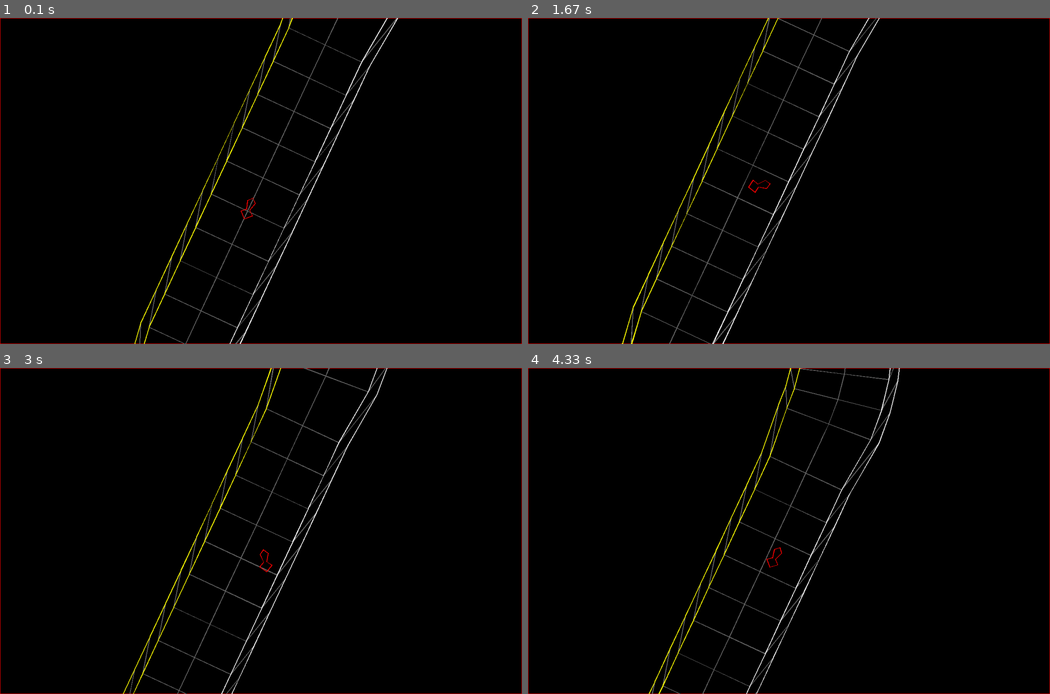
Above: before the commit, frames 1-4 (two rows, left to right).
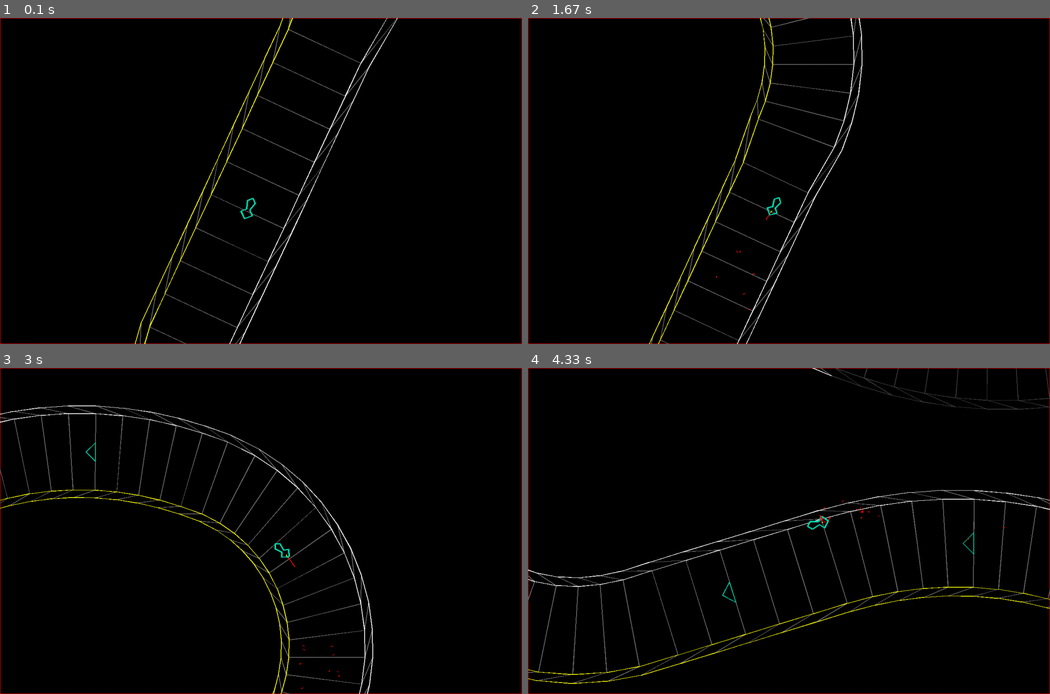
Above: after the commit, the same moments.

Repository: icedman/pygame_vector_speed
Game: pygame game, started from main.py
Two runs of this game, one before a commit and one after it. Both use one fixed random seed, a clock stepped at 60 frames per second and the inputs below.
Inputs:
- Up to frame 1 (0.1 s): no input
- Up to frame 2 (1.67 s): hold Right 0.33-0.8 s; hold Up 0.83-1.13 s; hold Right 1.17-1.63 s
- Up to frame 3 (3 s): hold Left 1.67-2.2 s; hold Down 2.23-2.53 s; hold Left 2.57-2.97 s
- Up to frame 4 (4.33 s): hold Up 3-3.37 s; hold Right 3.4-4.03 s; hold Down from 4.07 s (still down)

The runs differ from the first frame. In frame 1, 2.2% of the frame differs, in the area x 25-77%, y 0-100%; in frame 2, 4.2%; in frame 3, 5.0%; in frame 4, 5.5%, in the area x 0-100%, y 0-100%.

Commit message:
improve track rendering

Diff:
--- a/data/objects.py
+++ b/data/objects.py
@@ -85,7 +85,7 @@
                 }
             ],
         },
-        "item_pickup_round": {
+        "mines": {
             "rotate": 45,
             "consume": 1,
             "radius": 0.35,
@@ -97,23 +97,12 @@
                         [0.0, 0.0, 0.0],
                         [-0.5, 0.5, 0.0],
                         [0.5, 0.5, 0.0],
+                        [-0.5, -0.5, 0.0],
                         [0.5, -0.5, 0.0],
-                        [-0.5, -0.5, 0.0],
                         [-0.5, 0.5, 0.0],
                     ],
                 }
             ],
         },
-        "item_pickup_roundX": {
-            "consume": 1,
-            "radius": 0.3,
-            "shapes": [
-                {
-                    "circle": 0.15,
-                    "color": "Yellow",
-                    "points": [[0.0, 0.0, 0.0], [0.0, 0.0, 0.0]],
-                }
-            ],
-        },
     }
 }
--- a/data/sources/objects.yaml
+++ b/data/sources/objects.yaml
@@ -62,7 +62,7 @@
       - [-0.5, -0.5, 0.0]
       - [-0.5, 0.5, 0.0]
 
-  item_pickup_round:
+  mines:
     rotate: 45
     consume: 1
     radius: 0.35
@@ -71,18 +71,9 @@
       color: Yellow
       points:
       - [0.0, 0.0, 0.0]
+      - [0.0, 0.0, 0.0]
       - [-0.5, 0.5, 0.0]
       - [0.5, 0.5, 0.0]
+      - [-0.5, -0.5, 0.0]
       - [0.5, -0.5, 0.0]
-      - [-0.5, -0.5, 0.0]
       - [-0.5, 0.5, 0.0]
-
-  item_pickup_roundX:
-    consume: 1
-    radius: 0.3
-    shapes:
-    - circle: 0.15
-      color: Yellow
-      points:
-      - [0.0, 0.0, 0.0]
-      - [0.0, 0.0, 0.0]
--- a/draw.py
+++ b/draw.py
@@ -244,10 +244,11 @@
             s = shape
             if "points" in s:
                 points = []
+                p0 = s["points"][0]
+                v0 = Vector(p0[0] * r * 15, p0[1] * r * 15)
                 for p in s["points"]:
-                    tp = Vector(p[0], p[1]).transform(m)
+                    tp = Vector(p[0], p[1]).add(v0).transform(m)
                     points.append([tp.x, tp.y])
-                # self.translate(points[0][0] * r, points[0][1] * r)
                 del points[0]
                 self.drawPolygonPoints(points, color)
             if "polygon" in s:
--- a/entity.py
+++ b/entity.py
@@ -5,9 +5,14 @@
 
 
 class EntityType(Enum):
-    ship = 1
-    particle = 2
-    floatingText = 3
+    ship = 10
+    particle = 20
+    floatingText = 21
+    explosion = 22
+    powerUp = 40
+    arrow = 41
+    speedPad = 42
+    mines = 43
     none = 100
 
 
@@ -16,6 +21,7 @@
     shape = None
     polygon = 0
     radius = 0.5
+    visible = True
     ttl = 0
 
     pos = Vector.identity()
@@ -71,8 +77,14 @@
     createParticles: any
     createFloatingText: any
 
+    # this also determines rendering order
     defs = {
+        EntityType.speedPad: None,
+        EntityType.arrow: None,
+        EntityType.powerUp: None,
+        EntityType.mines: None,
         EntityType.ship: None,
+        EntityType.explosion: None,
         EntityType.particle: None,
         EntityType.floatingText: None,
     }
--- /dev/null
+++ b/game.py
@@ -0,0 +1,22 @@
+from maths import *
+from entity import *
+from state import gameState
+
+
+class Game:
+    def setup(self, size):
+        gameState.screenWidth = size[0]
+        gameState.screenHeight = size[1]
+        self.newGame()
+
+    def newGame(self, retainState=False):
+        return
+
+    def clear(self):
+        entityService.init()
+
+    def resetGame(self):
+        return
+
+    def update(self, dt):
+        return
--- a/generator.py
+++ b/generator.py
@@ -60,7 +60,9 @@
         last = self.segments[len(self.segments) - 1]
         if (last.sector - sector) < threshold:
             for i in range(0, distance):
-                self.addSector(self.randomSector(last.sector))
+                segments = self.randomSector(last.sector)
+                self.addSector(segments)
+                self.decorate(segments)
 
     def prune(self, sector, distance):
         first = self.segments[0]
@@ -107,3 +109,44 @@
             return self.randomFeature("hairpin")
 
         return [TrackSegment.randomLineSegment()]
+
+    def decorateSegment(self, segment):
+        targetCount = len(segment.trackPoints)
+        for p in segment.trackPoints:
+            if len(segment.objects) >= targetCount:
+                break
+
+            offsetLeft = Vector.copy(p.sideDir).scale(segment.trackWidth * 0.25)
+            offsetRight = Vector.copy(p.sideDir).scale(segment.trackWidth * -0.25)
+
+            if (Rand(0, 100)) < 10:
+                obj = TrackObject(segment, p)
+                obj.pos = Vector.copy(p.point)
+                obj.type = TrackObjectType.ARROW
+
+                rnd = Rand(0, 100)
+
+                speed_pad_chances = 15
+                if segment.sector + 1 > 3:
+                    speed_pad_chances += 5
+                if segment.sector + 1 > 7:
+                    speed_pad_chances += 10
+                if segment.sector + 1 > 10:
+                    speed_pad_chances += 15
+                if rnd < speed_pad_chances:
+                    obj.type = TrackObjectType.SPEEDPAD
+                elif Rand(0, 100) < 20:
+                    obj.type = TrackObjectType.POWERUP
+
+                segment.objects.append(obj)
+                if (Rand(0, 100)) < 20:
+                    where = Rand(0, 100) % 3
+                    if where == 0:
+                        obj.pos.add(offsetLeft)
+                    elif where == 1:
+                        obj.pos.add(offsetRight)
+
+    def decorate(self, segments):
+        for s in segments:
+            self.decorateSegment(s)
+        return segments
--- a/main.py
+++ b/main.py
@@ -7,12 +7,12 @@
 from entity import *
 from particles import *
 from ship import *
+from powerup import *
+from state import *
+from game import *
 
-entityService.defs[EntityType.ship] = Ship()
-entityService.defs[EntityType.particle] = Particle()
-entityService.defs[EntityType.floatingText] = FloatingText()
-entityService.createParticles = createParticles
-entityService.createFloatingText = createFloatingText
+game = Game()
+game.newGame()
 
 track = TrackGenerator()
 track.buildStart()
@@ -42,12 +42,13 @@
 keys = {}
 released = {}
 
-rot = 0
-off = 0
 obj = entityService.attach(entityService.create(EntityType.ship))
 obj.radius = 0.3
+obj.track = track
 track.addToStartingGrid(obj)
+gameState.player = obj
 
+# entityService.attach(entityService.create(EntityType.powerUp, obj.pos.x, obj.pos.y))
 # entityService.createFloatingText(obj.pos.x, obj.pos.y, "+20")
 
 last_tick = 0
@@ -78,12 +79,10 @@
         obj.throttleUp()
     if pressed[pygame.K_DOWN] or pressed[pygame.K_s]:
         obj.throttleDown()
-    # else:
-    #     obj.throttleUp()
 
     entityService.update(dt)
     if obj.segment != None:
-        track.buildSector(obj.segment.sector, 2, 2)
+        track.buildSector(obj.segment.sector, 2, 4)
         track.prune(obj.segment.sector, 4)
 
     gfx.clear("black")
@@ -101,33 +100,7 @@
     )
     gfx.translate(size[0] / 2 - cam.x, size[1] / 2 - cam.y)
 
-    gfx.saveAttributes()
-    gfx.state.strokeWidth = 1
-    gfx.state.forcedColor = "Grey30"
-    renderTrack(gfx, track.segments[0], obj.segment, 8)
-    # renderTrack(gfx, track.segments[0], TrackSegment.advance(obj.segment, 5), 2)
-    gfx.restore()
-    renderTrack(gfx, track.segments[0], obj.segment, 3)
-
-    rad = obj.radius
-    col = track.detectCollision(obj)
-    if col != None:
-        obj.pos.add(col["vector"])
-        obj.speed *= 1 - col["force"]
-        if obj.speed < 0.01:
-            obj.speed = 0.01
-        gfx.saveAttributes()
-        gfx.strokeWidth = 4
-        gfx.drawRect(2, 2, size[0] - 4, size[1] - 4, "magenta")
-        gfx.restore()
-        cp = col["collisionPoint"]
-        # gfx.drawPolygon(cp.x, cp.y, 0.5, 8, "yellow")
-        if col["force"] > 0.08:
-            entityService.createParticles(
-                cp.x, cp.y, 1 + Floor(Rand(0, 2) * col["force"])
-            )
-    # else:
-    #     obj.throttleUp()
+    renderTrack(gfx, track.segments[0], gameState.player)
 
     for t in entityService.entities:
         for e in entityService.entities[t]:
@@ -136,5 +109,3 @@
     gfx.restore()
 
     pygame.display.flip()
-
-    rot += 1
--- a/particles.py
+++ b/particles.py
@@ -12,7 +12,6 @@
         return Particle()
 
     def update(self, dt):
-        _ = self
         Entity.update(self, dt)
 
 
@@ -28,7 +27,24 @@
         return FloatingText()
 
 
-def createParticles(x, y, count):
+class Explosion(Particle):
+    def init(self):
+        Particle.init(self)
+        _ = self
+        _.radius = 0.05
+        _.polygon = 12
+        _.ttl = 450
+
+    def create(self):
+        return Explosion()
+
+    def update(self, dt):
+        self.radius += 0.05
+        self.radius *= 1.2
+        Entity.update(self, dt)
+
+
+def _createParticles(x, y, count, speed=0.05):
     for i in range(0, count):
         v = Vector.fromAngle(Rand(0, 360)).normalize().scale(0.01 + 0.01 * Rnd())
         xx = x + v.x
@@ -40,9 +56,30 @@
         entityService.attach(p)
 
 
+def createExplosion(x, y, count):
+    for i in range(0, count):
+        _createParticles(
+            x + Rand(-2, 2) * 0.05, y + Rand(-2, 2) * 0.05, Rand(2, 8), 0.25
+        )
+
+
+def createParticles(x, y, count, type=0):
+    if type == 0:
+        _createParticles(x, y, count)
+    elif type == 1:
+        createExplosion(x, y, count)
+
+
 def createFloatingText(x, y, text):
     p = entityService.create(EntityType.floatingText, x, y)
     p.text = text
     p.direction = Vector(1, 1)
     p.speed = 0.01
     entityService.attach(p)
+
+
+entityService.defs[EntityType.particle] = Particle()
+entityService.defs[EntityType.explosion] = Explosion()
+entityService.defs[EntityType.floatingText] = FloatingText()
+entityService.createParticles = createParticles
+entityService.createFloatingText = createFloatingText
--- /dev/null
+++ b/powerup.py
@@ -0,0 +1,93 @@
+from entity import *
+from data.objects import *
+from state import *
+
+
+class PowerUp(Entity):
+    active = True
+    trackObject = None
+    angle = 0
+
+    def init(self):
+        _ = self
+        _.polygon = 0
+        _.radius = 0.2
+        _.shape = objects["objects"]["item_pickup"]
+        _.active = False
+        _.visible = False
+        _.angle = 0
+
+    def create(self):
+        return PowerUp()
+
+    def update(self, dt):
+        _ = self
+        if "rotate" in _.shape:
+            _.angle += _.shape["rotate"] * dt / 1000
+            _.direction = Vector.fromAngle(_.angle)
+        Entity.update(self, dt)
+
+        player = gameState.player
+        if player != None and player.trackPoint != None:
+            d = player.trackPoint.index - _.trackObject.trackPoint.index
+            dd = Sqr(d * d)
+            _.visible = dd < 25
+            if _.visible:
+                dist = _.pos.distanceTo(player.pos)
+                if dist < _.radius + player.radius:
+                    _.activate()
+
+    def activate(self):
+        _ = self
+        entityService.destroy(self)
+        entityService.createFloatingText(_.pos.x, _.pos.y, "+20")
+
+
+class Arrow(PowerUp):
+    def init(self):
+        PowerUp.init(self)
+        _ = self
+        _.shape = objects["objects"]["track_arrow"]
+
+    def create(self):
+        return Arrow()
+
+    def activate(self):
+        _ = self
+
+
+class SpeedPad(PowerUp):
+    def init(self):
+        PowerUp.init(self)
+        _ = self
+        _.shape = objects["objects"]["_speed_pad"]
+
+    def create(self):
+        return SpeedPad()
+
+    def activate(self):
+        _ = self
+
+
+class Mines(PowerUp):
+    def init(self):
+        PowerUp.init(self)
+        _ = self
+        _.shape = objects["objects"]["mines"]
+
+    def create(self):
+        return Mines()
+
+    def activate(self):
+        _ = self
+        entityService.destroy(self)
+        entityService.createParticles(_.pos.x, _.pos.y, 3, 1)
+        entityService.attach(
+            entityService.create(EntityType.explosion, _.pos.x, _.pos.y)
+        )
+
+
+entityService.defs[EntityType.powerUp] = PowerUp()
+entityService.defs[EntityType.arrow] = Arrow()
+entityService.defs[EntityType.speedPad] = SpeedPad()
+entityService.defs[EntityType.mines] = Mines()
--- a/renderer.py
+++ b/renderer.py
@@ -8,7 +8,12 @@
 debug = {"entityVectors": False, "steerAssist": False, "collisionPoints": False}
 
 
-def renderTrack(ctx, segment, startSegment=None, distance=8):
+def renderSegment(ctx, segment, dark=False):
+    ctx.saveAttributes()
+    ctx.state.strokeWidth = 1
+    if dark:
+        ctx.state.forcedColor = "Grey23"
+
     points = []
     outerTrack = []
     innerTrack = []
@@ -17,19 +22,8 @@
     outerBorder = []
     innerBorder = []
 
-    segmentIndex = 0
-    if startSegment != None:
-        segmentIndex = startSegment.index
-
-    renderedDistance = 0
-
     t = segment
-    while t != None:
-        dx = segmentIndex - t.index
-        dist = Sqr(dx * dx)
-        if dist > distance:
-            t = t.nextSegment
-            continue
+    for j in range(0, 2):
         for i in range(0, len(t.trackPoints)):
             tp = t.trackPoints[i]
             points.append([tp.point.x, tp.point.y])
@@ -41,7 +35,6 @@
                 innerTrack.append([tp.innerTrack.x, tp.innerTrack.y])
                 innerRail.append([tp.innerRail.x, tp.innerRail.y])
                 innerBorder.append([tp.innerBorder.x, tp.innerBorder.y])
-                renderedDistance += 1
 
                 # debug collision points
                 if debug["collisionPoints"]:
@@ -54,7 +47,26 @@
                         x = Vector.copy(c).add(Vector.copy(tp.sideDir).scale(0.25))
                         ctx.drawLine(x.x, x.y, c.x, c.y, "green")
 
+            if j == 1:
+                break
+
+        # attach track objects
+        for obj in t.objects:
+            if obj.rendered == False:
+                obj.rendered = True
+                p = entityService.create(
+                    EntityType(EntityType.powerUp.value + obj.type.value),
+                    obj.pos.x,
+                    obj.pos.y,
+                )
+                p.trackObject = obj
+                p.direction = Vector.copy(obj.trackPoint.direction)
+                entityService.attach(p)
+                # print(obj.trackPoint.index)
+
         t = t.nextSegment
+        if t == None:
+            break
 
     for i in range(0, len(outerTrack) - 1):
         p1 = outerTrack[i]
@@ -71,11 +83,41 @@
         p2 = innerRail[i + 1]
         ctx.drawLine(p1[0], p1[1], p2[0], p2[1], "grey42")
 
-    ctx.drawPolygonPoints(points, "grey42", False)
+    # ctx.drawPolygonPoints(points, "grey42", False)
     ctx.drawPolygonPoints(outerTrack, "white", False)
     ctx.drawPolygonPoints(outerRail, "white", False)
     ctx.drawPolygonPoints(innerTrack, "yellow", False)
     ctx.drawPolygonPoints(innerRail, "yellow", False)
+
+    ctx.restore()
+
+
+def renderTrack(ctx, segment, entity):
+    t = segment
+
+    entitySegmentIndex = 0
+    if entity.segment != None:
+        entitySegmentIndex = entity.segment.index
+
+    while t != None:
+        dark = False
+        dx = entitySegmentIndex - t.index
+        dist = Sqr(dx * dx)
+
+        # segments behind of entity
+        if dist > 2 and entitySegmentIndex > t.index:
+            dark = True
+        if dist > 4 and entitySegmentIndex > t.index:
+            t = t.nextSegment
+            continue
+        # segments ahead of entity
+        if dist > 4 and entitySegmentIndex < t.index:
+            dark = True
+        if dist > 8 and entitySegmentIndex < t.index:
+            break
+
+        renderSegment(ctx, t, dark)
+        t = t.nextSegment
 
 
 def renderDebug(ctx, entity):
@@ -92,6 +134,9 @@
 
 
 def renderDefault(ctx, entity):
+    if not entity.visible:
+        return
+
     if entity.polygon > 0:
         ctx.drawPolygon(
             entity.pos.x,
@@ -103,12 +148,12 @@
 
     if entity.shape != None:
         ctx.drawShape(
-            entity.shape,
+            entity.shape["shapes"],
             entity.pos.x,
             entity.pos.y,
             entity.radius,
             -90 + entity.direction.angle(),
-            "red",
+            "cyan",
         )
 
 
@@ -124,7 +169,24 @@
 
 
 def renderShip(ctx, entity):
+    # trail
+    points = []
+    for i in range(0, len(entity.trail) - 1):
+        v = entity.trail[i]
+        points.append([v.x, v.y])
+    if len(points) > 2:
+        ctx.drawPolygonPoints(points, "yellow", False)
+    points = []
+    for i in range(0, len(entity.trail) - 2):
+        v = entity.trail[i]
+        points.append([v.x, v.y])
+    if len(points) > 2:
+        ctx.drawPolygonPoints(points, "red", False)
+
+    ctx.saveAttributes()
+    ctx.state.strokeWidth = 3
     renderDefault(ctx, entity)
+    ctx.restore()
 
     if debug["steerAssist"]:
         if entity.trackPoint != None and entity.targetPoint != None:
@@ -138,7 +200,12 @@
     defs: dict[EntityType, any] = {
         EntityType.ship: renderShip,
         EntityType.particle: renderParticle,
+        EntityType.explosion: renderDefault,
         EntityType.floatingText: renderFloatingText,
+        EntityType.powerUp: renderDefault,
+        EntityType.arrow: renderDefault,
+        EntityType.speedPad: renderDefault,
+        EntityType.mines: renderDefault,
     }
 
     @staticmethod
--- a/ship.py
+++ b/ship.py
@@ -3,14 +3,19 @@
 
 
 class Ship(Entity):
+    track = None
     steer = 0
     throttle = 0
+    trail = []
+
+    collide_t = 0
 
     def init(self):
         _ = self
-        _.shape = ships["objects"]["ship_3"]["shapes"]
+        _.shape = ships["objects"]["ship_3"]
         _.steer = 0
         _.throttle = 0
+        _.trail = []
 
     def create(self):
         return Ship()
@@ -22,6 +27,8 @@
     def throttleDown(self):
         _ = self
         _.throttle = -1
+        if _.speed > 0.2 and Rand(0, 100) < 15:
+            entityService.createParticles(_.pos.x, _.pos.y, 1 + Floor(Rand(0, 2)))
 
     def steerLeft(self):
         _ = self
@@ -68,9 +75,32 @@
         s = _.speed
         vn = Vector.copy(_.velocity).normalize()
 
-        # push
-        v = Vector.copy(vn).scale((s * 20) / 1000 * dt)
-        _.pos.add(v)
+        # apply force
+        if _.track != None:
+            # collision detection
+            pre = 2
+            for i in range(0, pre):
+                v = Vector.copy(vn).scale((s * 20) / 1000 * dt / pre)
+                _.pos.add(v)
+                col = _.track.detectCollision(self)
+                if col != None:
+                    _.collide_t = 200
+                    _.pos.add(col["vector"])
+                    cf = col["force"]
+                    _.speed *= 1 - cf
+                    if _.speed < 0.01:
+                        _.speed = 0.01
+                    s = _.speed
+                    _.velocity.add(Vector.copy(col["vector"]).scale(2 * cf))
+                    vn = Vector.copy(_.velocity).normalize()
+                    if s > 0.02 and cf > 0.08:
+                        cp = col["collisionPoint"]
+                        entityService.createParticles(
+                            cp.x, cp.y, 1 + Floor(Rand(0, 4) * cf)
+                        )
+        else:
+            v = Vector.copy(vn).scale((s * 20) / 1000 * dt)
+            _.pos.add(v)
 
         # steer
         _.velocity = (
@@ -92,3 +122,19 @@
                 _.direction = (
                     Vector.copy(vn).scale(8).add(trackDir).scale(1 / 9).normalize()
                 )
+
+        # save trail
+        _.trail.append(Vector.copy(_.pos))
+        while len(_.trail) > 6:
+            del _.trail[0]
+
+        # random particles
+        if _.collide_t > 0:
+            _.collide_t -= dt
+        else:
+            if s > 0.01 and Rand(0, 100) < 5:
+                entityService.createParticles(_.pos.x, _.pos.y, 1 + Floor(Rand(0, 2)))
+            _.throttleUp()
+
+
+entityService.defs[EntityType.ship] = Ship()
--- /dev/null
+++ b/state.py
@@ -0,0 +1,45 @@
+class GameState:
+    scene = 0
+    screenWidth = 0
+    screenHeight = 0
+    gameOver = False
+    tick = 0
+
+    screen = {"width": 1024, "height": 768}
+    keys = {
+        "w": False,
+        "a": False,
+        "s": False,
+        "d": False,
+        "left": False,
+        "right": False,
+        "up": False,
+        "down": False,
+        "p": False,
+        " ": False,
+    }
+    last_pressed = []
+    player = None
+    powers = {}
+
+    def init(self):
+        self.gameOver = False
+        self.tick = 0
+        self.keys = {
+            "w": False,
+            "a": False,
+            "s": False,
+            "d": False,
+            "left": False,
+            "right": False,
+            "up": False,
+            "down": False,
+            "p": False,
+            " ": False,
+        }
+        self.last_pressed = []
+        self.player = None
+        self.powers = {}
+
+
+gameState = GameState()
--- a/track.py
+++ b/track.py
@@ -40,6 +40,33 @@
         return t
 
 
+# powerUp = 40
+# arrow = 41
+# speedPad = 42
+# mines = 43
+
+
+class TrackObjectType(Enum):
+    POWERUP = 0
+    ARROW = 1
+    SPEEDPAD = 2
+    MINES = 3
+
+
+class TrackObject:
+    type = TrackObjectType.POWERUP
+    pos = Vector.identity()
+    rendered = False
+    segment = None
+    trackPoint = None
+
+    def __init__(self, segment, trackPoint):
+        _ = self
+        _.segment = segment
+        _.trackPoint = trackPoint
+        _.rendered = False
+
+
 class TrackSegment:
     position = Vector.identity()
 
@@ -71,6 +98,14 @@
 
     prevSegment = None
     nextSegment = None
+
+    objects = []
+
+    def __init__(self):
+        _ = self
+        _.points = []
+        _.trackPoints = []
+        _.objects = []
 
     @staticmethod
     def copy(t):
@@ -84,9 +119,6 @@
         _.innerRail = t.innerRail
         _.trackWidth = t.trackWidth
         _.splitWidth = t.splitWidth
-        # _.points = []
-        # _.position = Vector.identity()
-        # _.endPoint = Vector.identity()
         return t
 
     def loadDefinition(self, yml):
@@ -322,7 +354,7 @@
                 v3 = v1.add(v2).scale(0.5)
                 points[i + 1] = v3
 
-    def computeTrackPoints(self):
+    def computeTrackPoints(self, index=0):
         _ = self
         _.trackPoints = []
 
@@ -382,6 +414,8 @@
             t.innerRail = Vector.copy(t.innerTrack).subtract(railWidth)
             t.innerBorder = Vector.copy(t.innerRail).subtract(borderWidth)
             t.point = Vector.copy(p)
+            t.index = index
+            index += 1
             _.trackPoints.append(t)
 
     def computeCollisionPoints(self):
@@ -487,6 +521,10 @@
         self.compute(idx)
 
     def compute(self, startIdx=0):
+        index = 0
+        seg = self.segments[startIdx]
+        if seg.prevSegment != None:
+            index = seg.trackPoints[len(seg.trackPoints) - 1].index + 1
         prev = None
         for i in range(startIdx, len(self.segments)):
             s = self.segments[i]
@@ -501,7 +539,8 @@
 
         for i in range(startIdx, len(self.segments)):
             s = self.segments[i]
-            s.computeTrackPoints()
+            s.computeTrackPoints(index)
+            index += len(s.trackPoints)
 
         for i in range(startIdx, len(self.segments)):
             s = self.segments[i]
@@ -510,7 +549,7 @@
     def detectCollision(self, entity):
         _ = self
         rad = entity.radius * 0.95
-        bounce = 0.95
+        bounce = 1
         isWithin = False
         startIdx = 0
         try:
